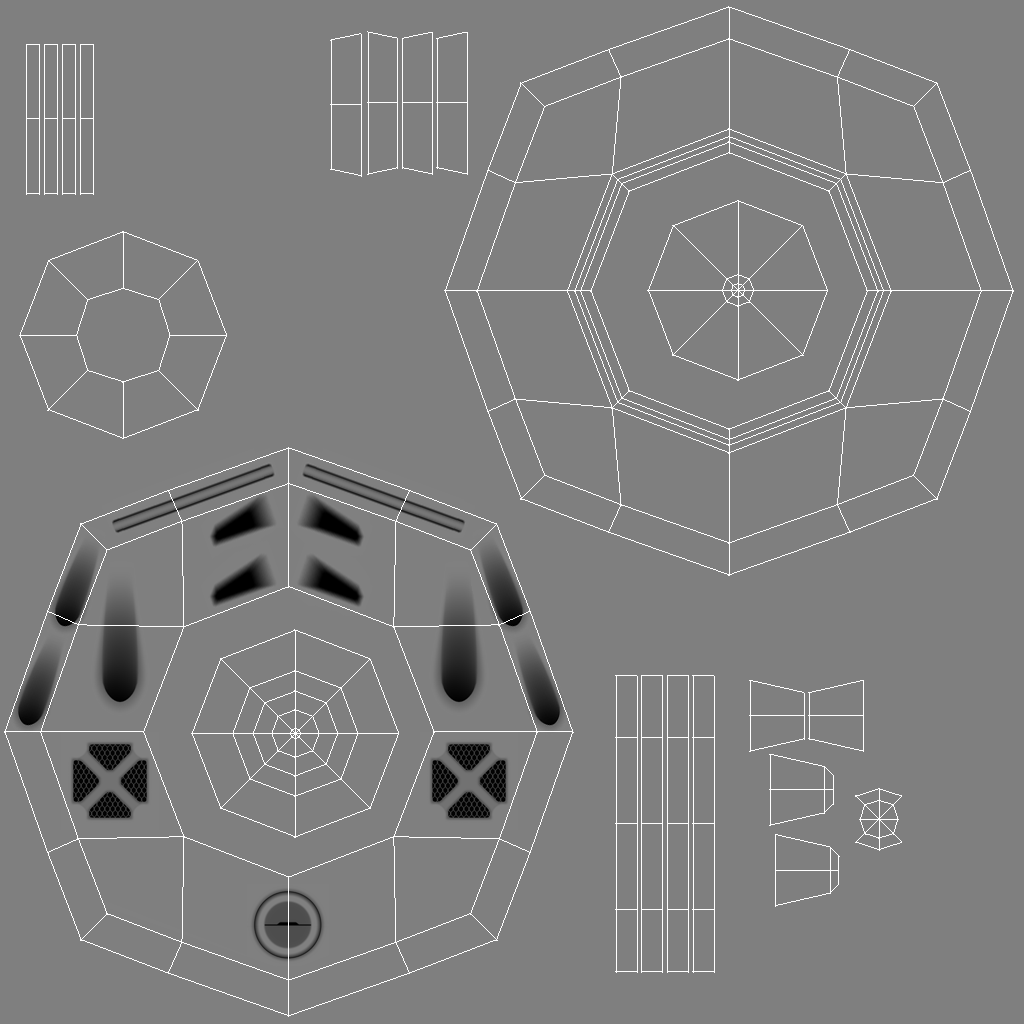
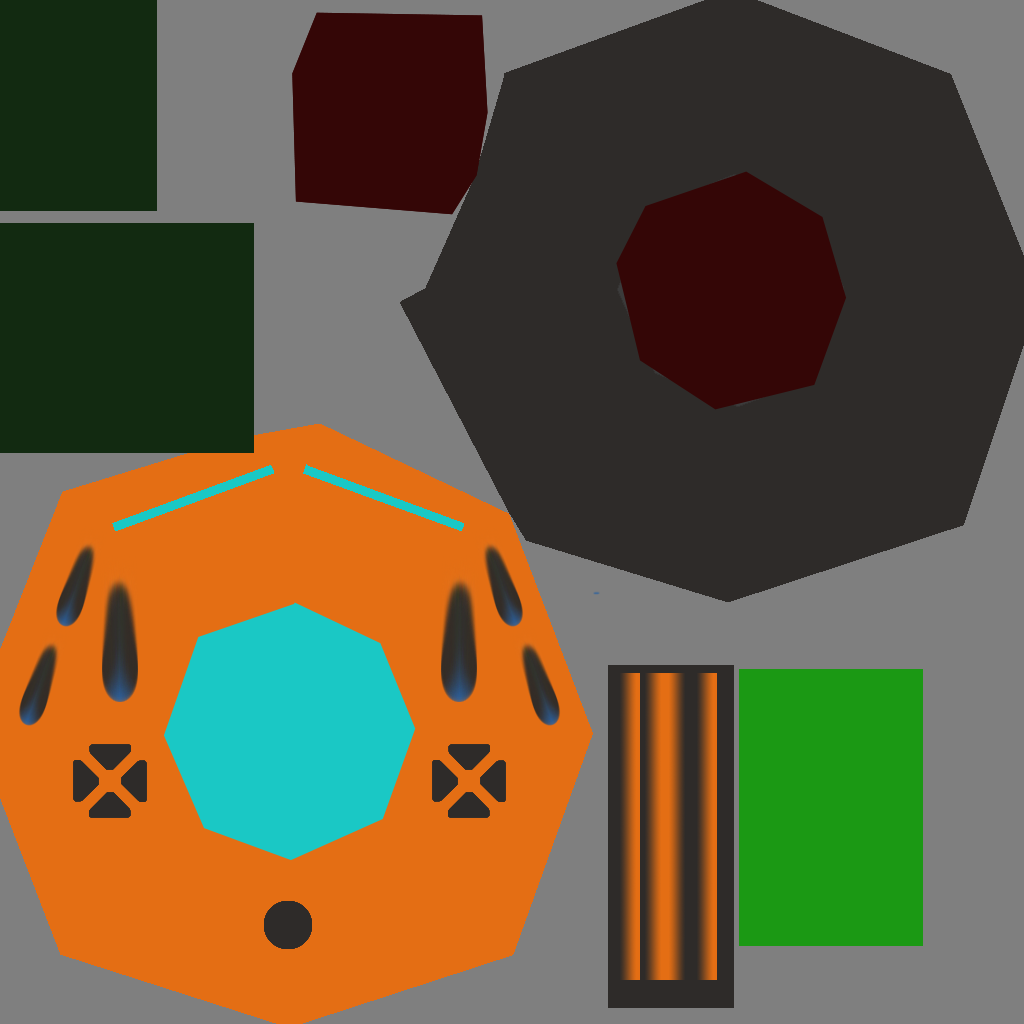
Before/after of a 1024px x 1024px layered artwork. What changed in the layer stack:
hid "UVSnapShot" over (4, 6, 1014, 1017)
hid group "UFO_Texture.bump" (3 layers) over (0, 0, 1024, 1024)
hid group "UFO_Texture.transparency" (1 layers) over (0, 0, 1024, 1024)
